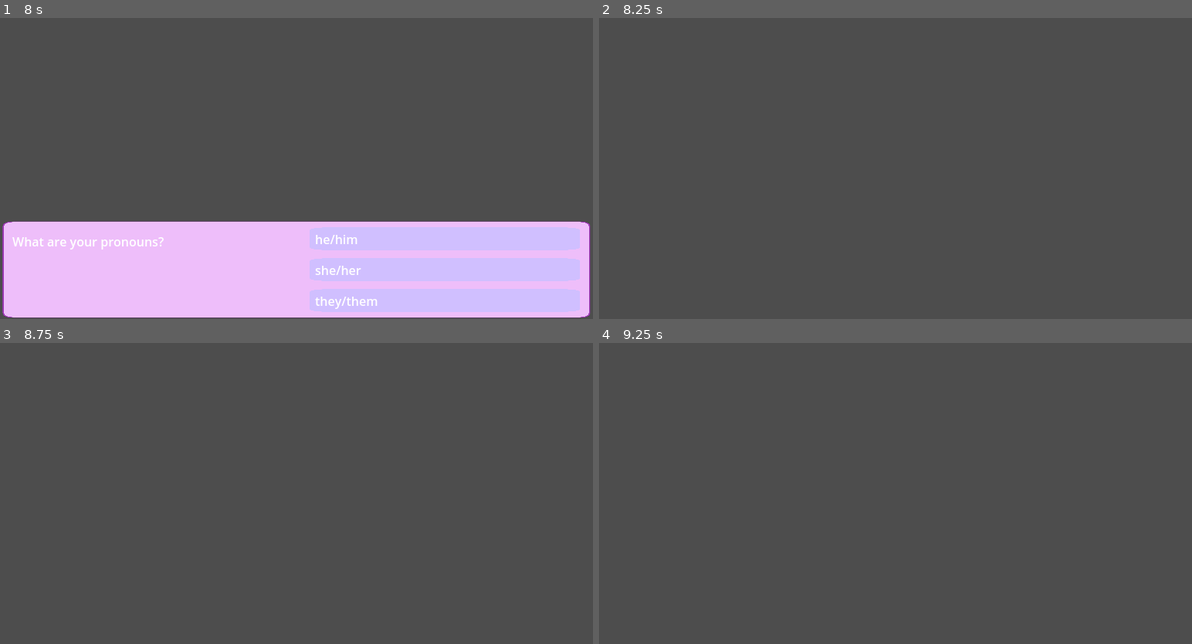
Above: before the commit, frames 1-4 (two rows, left to right).
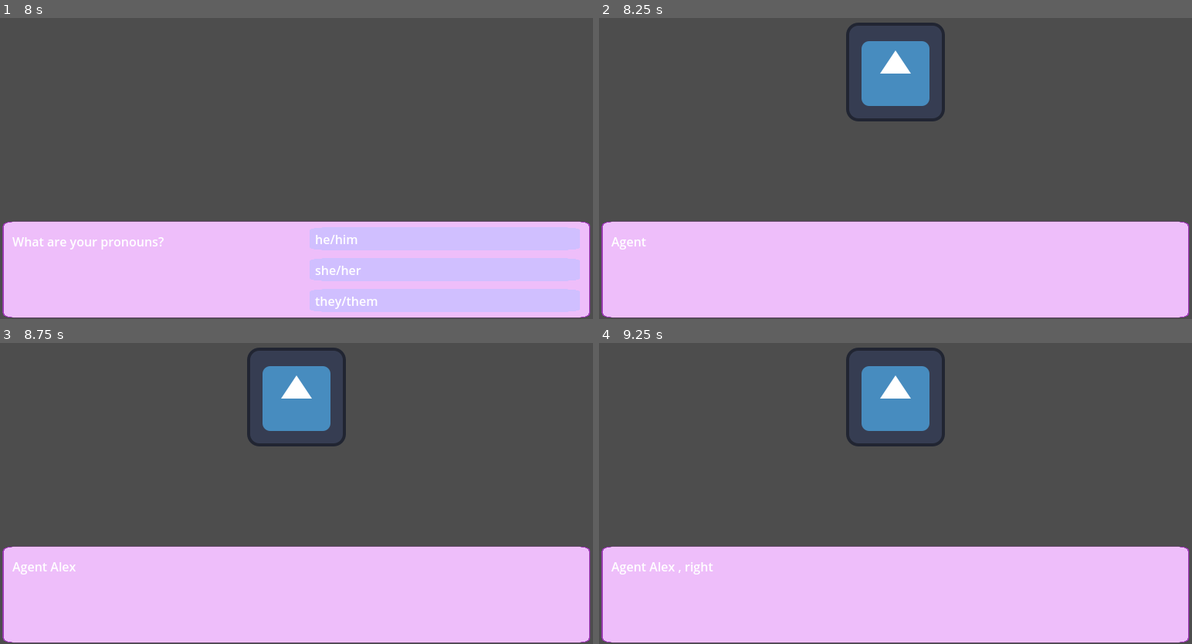
Above: after the commit, the same moments.

Repository: suaviloquence/green-hearts
Game: Godot game, scene res://main.tscn
The game is run twice, just before and just after one commit, with the same random seed, the same clock (stepped at 60 frames per second) and the same inputs. The engine's default icon, where the game draws it, is replaced by a stand-in: a white triangle on a blue panel in a dark square.
Inputs (mouse positions are in pixels of both pictures, inside the frame that each line leads up to):
- Up to frame 1 (8 s): tap Enter at 0.5, 2, 4.25 s; move the mouse to (296, 270) at 0.52 s; press the mouse at (296, 270) at 0.53 s; tap Space at 1.25, 3.5, 5 s; move the mouse to (177, 141) at 1.27 s; release the mouse at (177, 141) at 1.28 s; click (177, 141) at 1.35 s; move the mouse to (533, 294) at 2.02 s; press the mouse at (533, 294) at 2.03 s; release the mouse at (533, 294) at 2.75 s; click (195, 303) at 2.77 s; type "Alex" at 2.85 s; move the mouse to (296, 270) at 3.52 s; click (296, 270) at 3.6 s; move the mouse to (533, 294) at 4.27 s; press the mouse at (533, 294) at 4.28 s; move the mouse to (296, 270) at 5.02 s; release the mouse at (296, 270) at 5.03 s; click (296, 270) at 5.1 s; move the mouse to (326, 120) at 5.77 s; press the mouse at (326, 120) at 5.78 s; move the mouse to (444, 243) at 6.52 s; release the mouse at (444, 243) at 6.53 s; click (444, 243) at 6.6 s; move the mouse to (296, 270) at 7.27 s; press the mouse at (296, 270) at 7.28 s
- Up to frame 2 (8.25 s): move the mouse to (1043, 237) at 8.02 s; release the mouse at (1043, 237) at 8.03 s; click (1043, 237) at 8.1 s
- Up to frame 3 (8.75 s): no input
- Up to frame 4 (9.25 s): move the mouse to (954, 358) at 8.77 s; press the mouse at (954, 358) at 8.78 s

Frame 1 is identical in both runs. In frame 2, 35% of the frame differs, in the area x 0-100%, y 1-100%; in frame 3, 35%; in frame 4, 35%.

Commit message:
infra for choosing missions

Diff:
--- a/main.gd
+++ b/main.gd
@@ -1,11 +1,13 @@
 extends Node2D
 
 
+@onready var player := $Player
+
 # Called when the node enters the scene tree for the first time.
 func _ready() -> void:
-	$PlayerInfo.start_with($Player)
+	await $PlayerInfo.start_with(player)
 
-
-# Called every frame. 'delta' is the elapsed time since the previous frame.
-func _process(delta: float) -> void:
-	pass
+	var selection = preload("res://selection.tscn").instantiate()
+	selection.player = player
+	add_child(selection)
+	await selection.done
--- a/player.gd
+++ b/player.gd
@@ -13,3 +13,11 @@
 
 @export var affection_meter: int = 0
 @export var bad_decisions: Array = []
+
+enum Mission {
+	Agni,
+	Nile,
+	Rhea,
+}
+
+@export var mission: Mission
--- a/selection.gd
+++ b/selection.gd
@@ -2,7 +2,9 @@
 
 var hq_prompt_select = "Knowing that information, we need you to take one of these individuals and convince them to not go crazy. Who do you select?"
 var hq_rhea_description = DialogNode.new("... yes. As I was saying, Rhea is our 3rd individual. Even though she has mad …(546 unchanged characters)…
-		hq_prompt_select, Terminus.new(), "Agni", Terminus.new(), "Nile", Terminus.new(), "Rhea", null), null)
+		hq_prompt_select, Terminus.new(
+			func(player): player.mission = Player.Mission.Agni
+		), "Agni", Terminus.new(func(player): player.mission = Player.Mission.Nile), "Nile", Terminus.new(func(player): player.mission = Player.Mission.Rhea), "Rhea", null), null)
 var y_n_rhea_interupt = DialogNode.new("Wait, Rhea? Like, the political activist on the news Rhea?", hq_rhea_description, null)
 var hq_rhea_prompt = DialogNode.new("Our last file contains information on Rhea, she-", y_n_rhea_interupt, null)
 var hq_nile_description = DialogNode.new("The next file we have belongs to the 2nd figure we’ve identified, his name is …(509 unchanged characters)…
@@ -16,5 +18,5 @@
 
 
 func _ready():
-	tree = DialogNode.new("Agent [Y/N], right on time! I assume you’ve been briefed on your mission?", y_n_prompt_brief, preload("res://icon.svg"))
+	tree = DialogNode.new("Agent $name, right on time! I assume you’ve been briefed on your mission?", y_n_prompt_brief, preload("res://icon.svg"))
 	super._ready()
